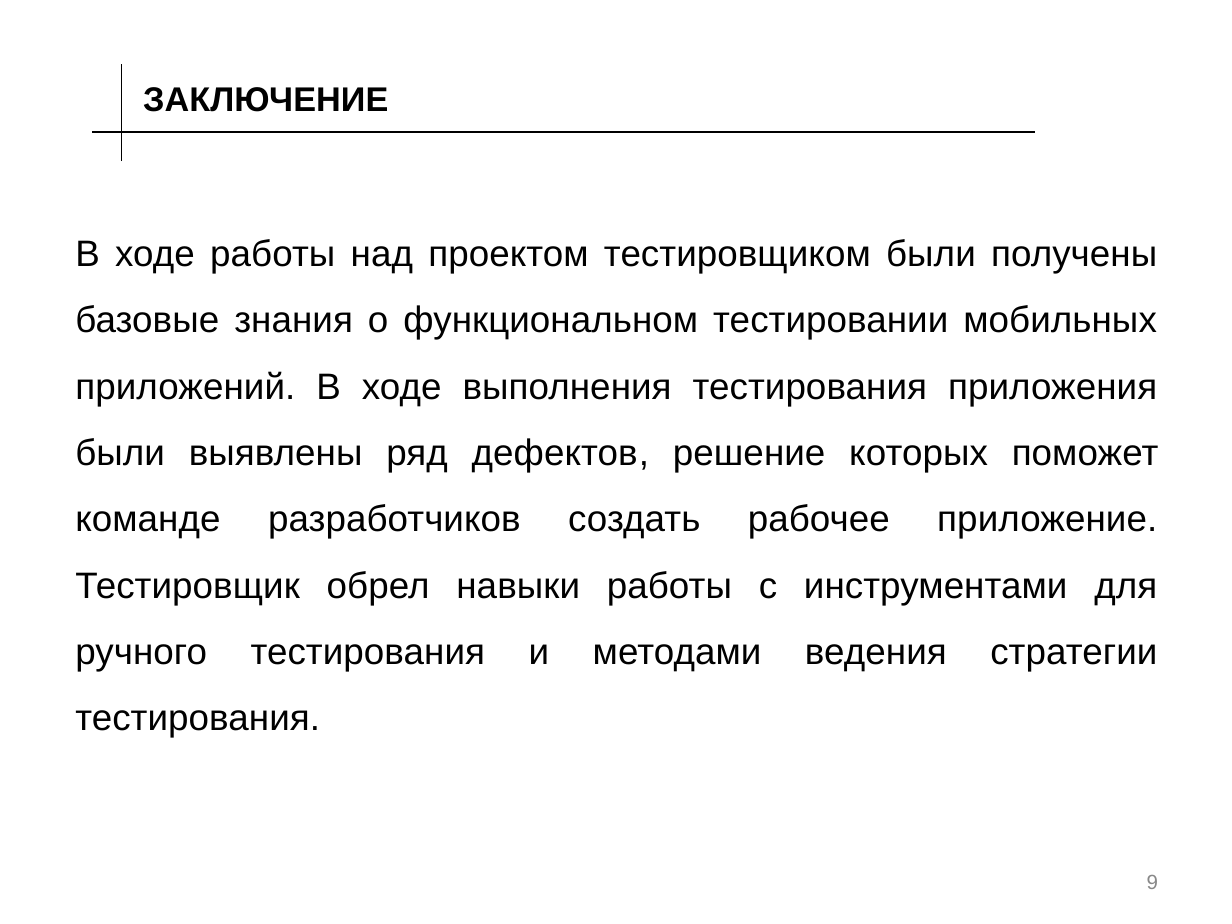
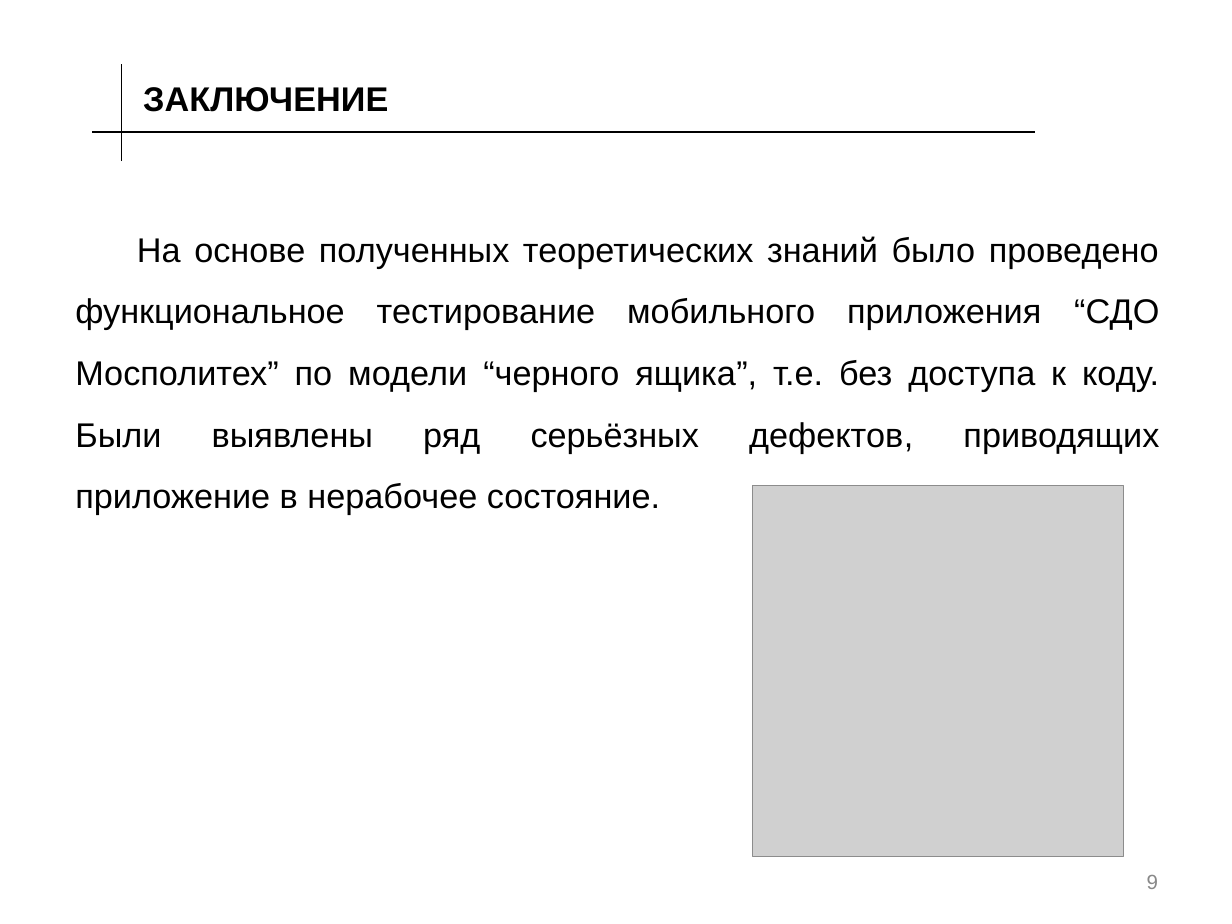
Before and after one commit to vladimirmiloradov/mospolytech-sdo-testing, a slide deck: slide 9 of Презентация.pptx. Drawn at 1232x924 pixels with LibreOffice and Linux fonts; fonts in the diff are those of the drawing; grey boxes stand for pictures; background and template pictures are left out. Boxes give left, top, right and bottom in pixels: in the first picture for what was removed or moved away, otherwise in the second. Text is boxed around its words. In the diff, an @@ line names an element or a change of style, - is before the commit and + after.

```diff
--- a/Презентация.pptx
+++ b/Презентация.pptx
@@ text at box(75, 236, 1159, 515): text changed; size 21.5 to 20 pt @@
-В ходе работы над проектом тестировщиком были получены базовые знания о функциональном тестировании мобильных приложений. В ходе выполнения тестирования приложения были выявлены ряд дефектов, решение которых поможет команде разработчиков создать рабочее приложение. Тестировщик обрел навыки работы с инструментами для ручного тестирования и методами ведения стратегии тестирования.
+На основе полученных теоретических знаний было проведено функциональное тестирование мобильного приложения “СДО Мосполитех” по модели “черного ящика”, т.е. без доступа к коду. Были выявлены ряд серьёзных дефектов, приводящих приложение в нерабочее состояние.
@@ picture added at box(753, 485, 1124, 856) @@
```
Also in this commit, not shown: 8 other slides changed.
